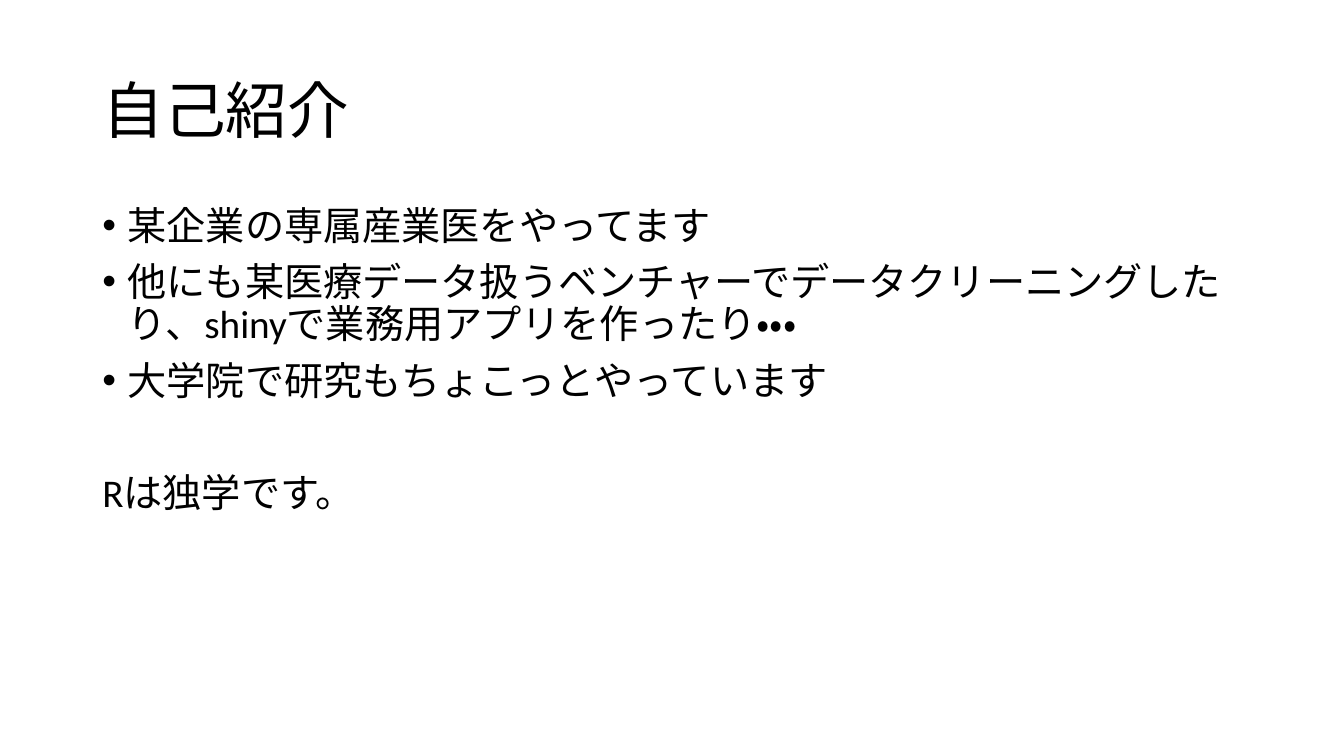
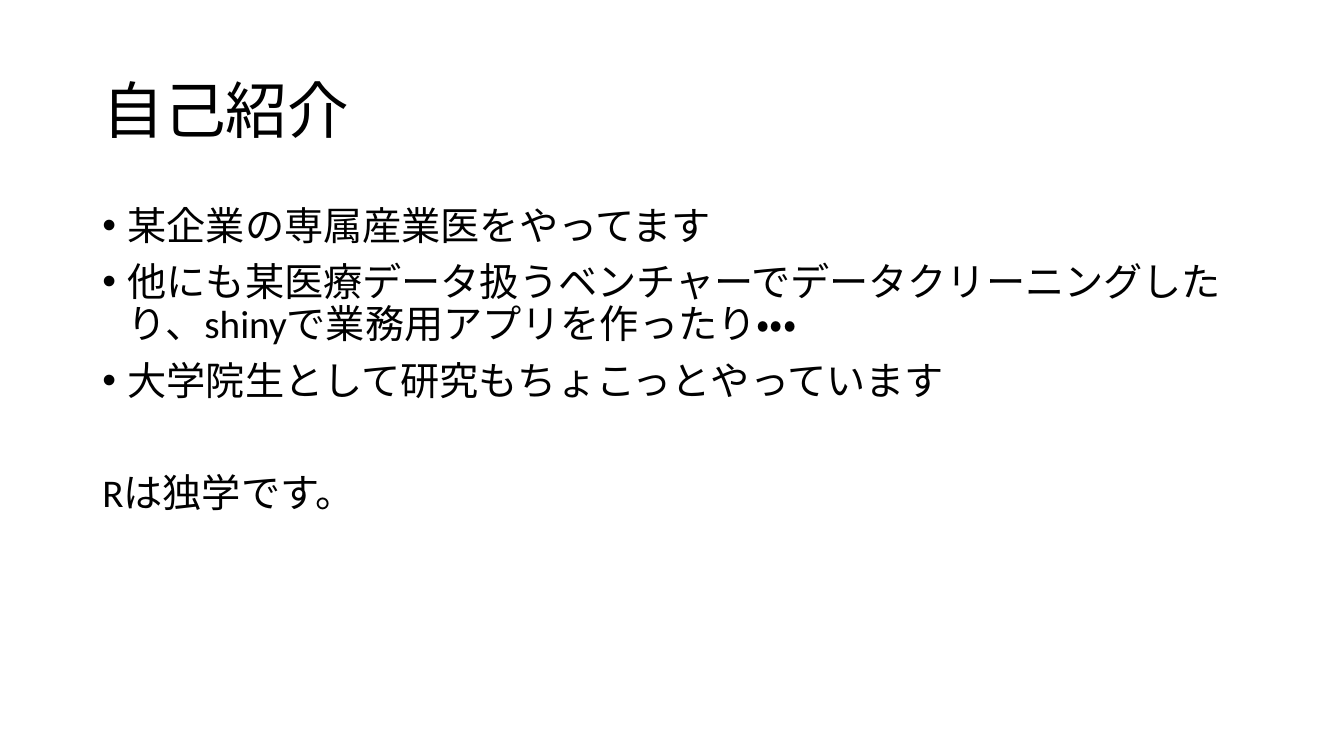
Before and after one commit to ironwest/maeshyoriR, a slide deck: slide 2 of 前処理R.pptx. Drawn at 1344x756 pixels with LibreOffice and Linux fonts; fonts in the diff are those of the drawing. Boxes give left, top, right and bottom in pixels: in the first picture for what was removed or moved away, otherwise in the second. Text is boxed around its words. In the diff, an @@ line names an element or a change of style, - is before the commit and + after.

```diff
--- a/前処理R.pptx
+++ b/前処理R.pptx
@@ text at (128,362,944,399): text changed @@
-• 大学院で研究もちょこっとやっています
+• 大学院生として研究もちょこっとやっています
```
Also in this commit, not shown: 1 other slide changed, 1 other file.
